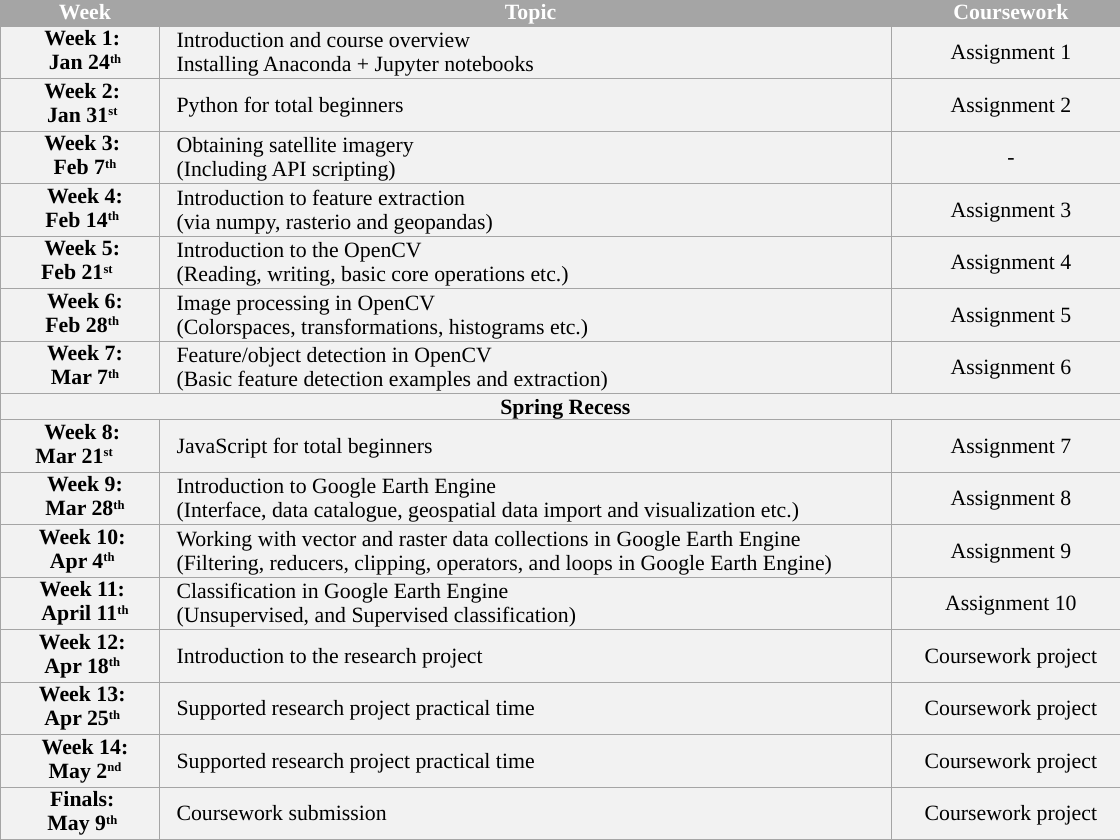
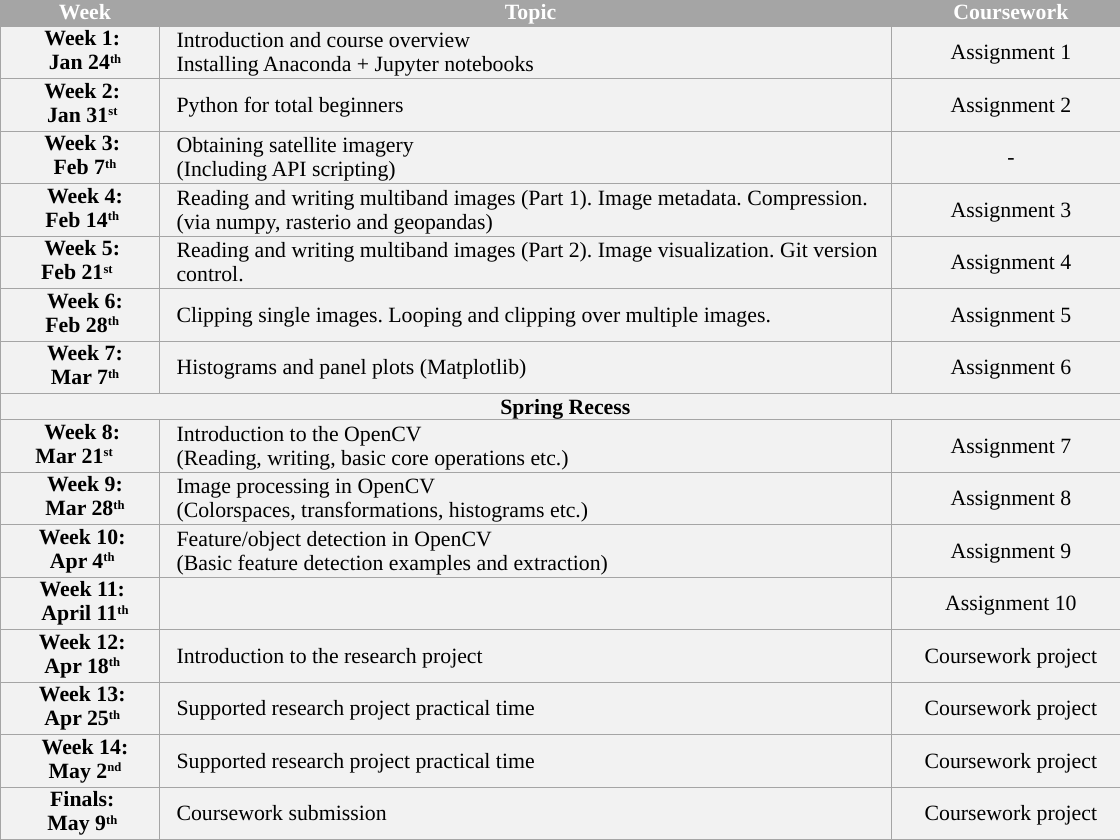
Before and after one commit to edwardoughton/satellite-image-analysis, a slide deck: slide 2 of syllabus/format.pptx (slide 1 before the commit). Drawn at 1120x840 pixels with LibreOffice and Linux fonts; fonts in the diff are those of the drawing. Boxes give left, top, right and bottom in pixels: in the first picture for what was removed or moved away, otherwise in the second. Text is boxed around its words. In the diff, an @@ line names an element or a change of style, - is before the commit and + after.

```diff
--- a/syllabus/format.pptx
+++ b/syllabus/format.pptx
@@ table at [0, 0, 1120, 840] @@
-row 5, column 2: Introduction to feature extraction / (via numpy, rasterio and geopandas)
+row 5, column 2: Reading and writing multiband images (Part 1). Image metadata. Compression. (via numpy, rasterio and geopandas)
-row 6, column 2: Introduction to the OpenCV / (Reading, writing, basic core operations etc.)
+row 6, column 2: Reading and writing multiband images (Part 2). Image visualization. Git version control.
-row 7, column 2: Image processing in OpenCV / (Colorspaces, transformations, histograms etc.)
+row 7, column 2: Clipping single images. Looping and clipping over multiple images.
-row 8, column 2: Feature/object detection in OpenCV / (Basic feature detection examples and extraction)
+row 8, column 2: Histograms and panel plots (Matplotlib)
-row 10, column 2: JavaScript for total beginners
+row 10, column 2: Introduction to the OpenCV / (Reading, writing, basic core operations etc.)
-row 11, column 2: Introduction to Google Earth Engine / (Interface, data catalogue, geospatial data import and visualization etc.)
+row 11, column 2: Image processing in OpenCV / (Colorspaces, transformations, histograms etc.)
-row 12, column 2: Working with vector and raster data collections in Google Earth Engine (Filtering, reducers, clipping, operators, and loops in Google Earth Engine)
+row 12, column 2: Feature/object detection in OpenCV / (Basic feature detection examples and extraction)
-row 13, column 2: Classification in Google Earth Engine (Unsupervised, and Supervised classification)
+row 13, column 2: 
```
Also in this commit, not shown: 1 slide added, 41 other files.
